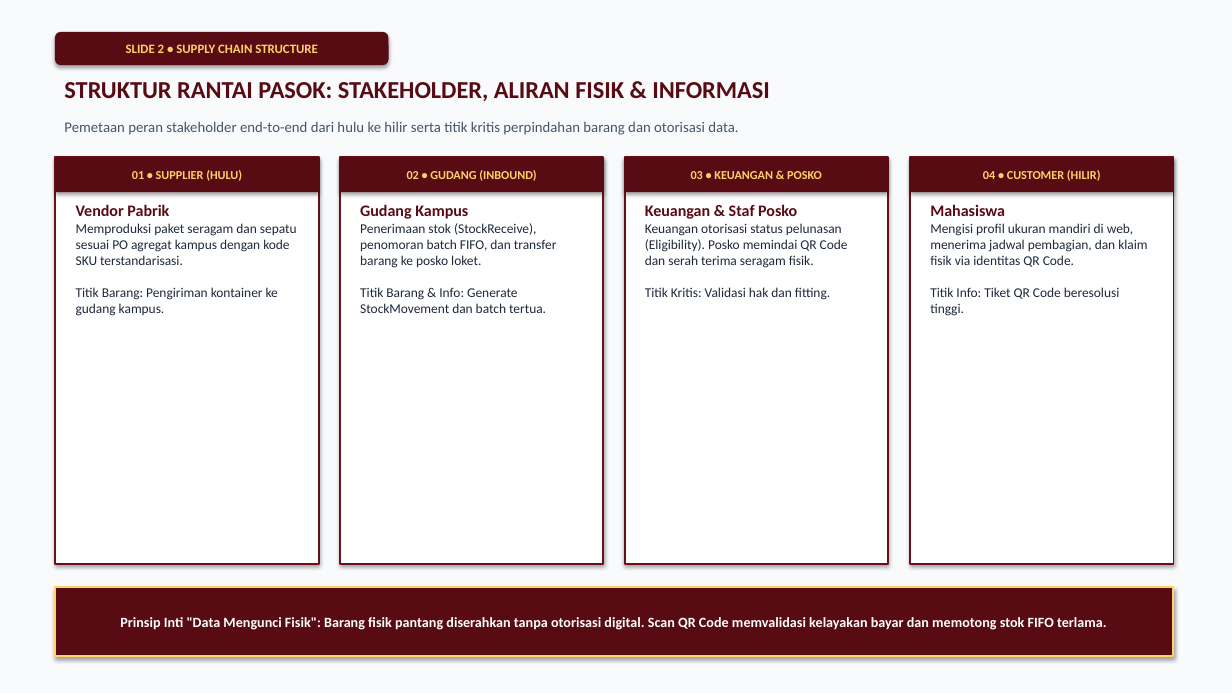
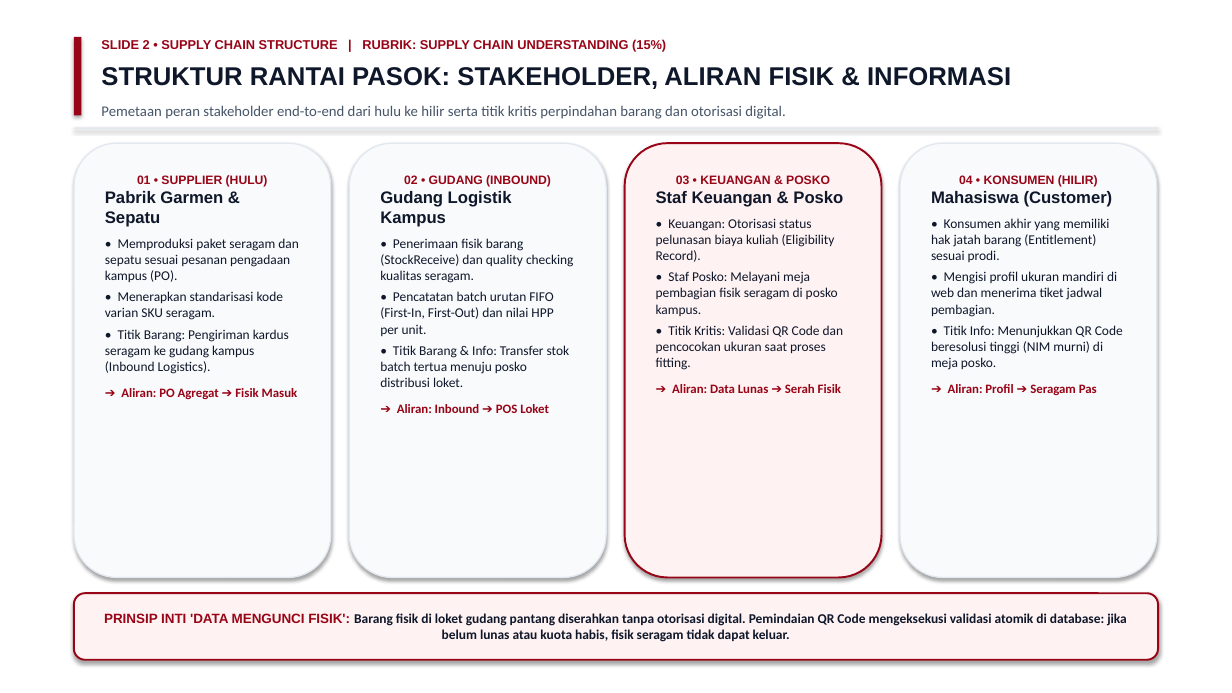
Before and after one commit to hildan-anugrah/tectnospark, a slide deck: slide 2 of HorizonU_Uniform_UniStock_SCM_Presentasi_Technospark.pptx. Drawn at 1232x693 pixels with LibreOffice and Linux fonts; fonts in the diff are those of the drawing. Boxes give left, top, right and bottom in pixels: in the first picture for what was removed or moved away, otherwise in the second. Text is boxed around its words. In the diff, an @@ line names an element or a change of style, - is before the commit and + after.

Commit message:
style: align color palette to corporate white and crimson matching pitch deck reference

```diff
--- a/HorizonU_Uniform_UniStock_SCM_Presentasi_Technospark.pptx
+++ b/HorizonU_Uniform_UniStock_SCM_Presentasi_Technospark.pptx
@@ background #F8FAFC to #FFFFFF @@
@@ rounded rectangle removed at box(55, 32, 388, 65) @@
-SLIDE 2 • SUPPLY CHAIN STRUCTURE
@@ rectangle added at box(74, 37, 81, 116), fill #980517 @@
@@ text "STRUKTUR RANTAI PASOK: STAKEHOLDER, ALIRAN ...": place and size @@
-text "STRUKTUR RANTAI PASOK: STAKEHOLDER, ALIRAN ..." at box(64, 82, 770, 101)
+text "STRUKTUR RANTAI PASOK: STAKEHOLDER, ALIRAN ..." at box(101, 67, 1011, 89)
@@ text "STRUKTUR RANTAI PASOK: STAKEHOLDER, ALIRAN ..." at box(101, 67, 1011, 89): size 19 to 20 pt, font Calibri to Arial, text colour #580B13 to #0F172A @@
@@ text added at box(101, 39, 666, 52), 10 pt, text #980517, bold @@
+SLIDE 2 • SUPPLY CHAIN STRUCTURE | RUBRIK: SUPPLY CHAIN UNDERSTANDING (15%)
@@ text at box(101, 105, 785, 119): text changed @@
-Pemetaan peran stakeholder end-to-end dari hulu ke hilir serta titik kritis perpindahan barang dan otorisasi data.
+Pemetaan peran stakeholder end-to-end dari hulu ke hilir serta titik kritis perpindahan barang dan otorisasi digital.
@@ rounded rectangle "01 • SUPPLIER (HULU)": place and size @@
-rounded rectangle "01 • SUPPLIER (HULU)" at box(76, 204, 413, 268)
+rounded rectangle "01 • SUPPLIER (HULU)" at box(74, 143, 331, 578)
@@ rounded rectangle "01 • SUPPLIER (HULU)" at box(74, 143, 331, 578): fill none to #F8FAFC; outline none to #E2E8F0 1 pt; shadow on @@
@@ rectangle added at box(74, 128, 1158, 128), fill #E2E8F0 @@
@@ rounded rectangle "02 • GUDANG (INBOUND)": place and size @@
-rounded rectangle "02 • GUDANG (INBOUND)" at box(340, 157, 604, 564)
+rounded rectangle "02 • GUDANG (INBOUND)" at box(349, 143, 606, 578)
@@ rounded rectangle "02 • GUDANG (INBOUND)" at box(349, 143, 606, 578): rectangle to rounded rectangle; fill #FFFFFF to #F8FAFC; outline #6B0F1A 1.5 pt to #E2E8F0 1 pt @@
@@ rounded rectangle "03 • KEUANGAN & POSKO": place and size @@
-rounded rectangle "03 • KEUANGAN & POSKO" at box(625, 157, 888, 564)
+rounded rectangle "03 • KEUANGAN & POSKO" at box(625, 143, 882, 578)
@@ rounded rectangle "03 • KEUANGAN & POSKO" at box(625, 143, 882, 578): rectangle to rounded rectangle; fill #FFFFFF to #FEF2F2; outline #6B0F1A 1.5 pt to #980517 1.5 pt @@
@@ rounded rectangle added at box(900, 143, 1157, 578), fill #F8FAFC, outline #E2E8F0 1 pt, 10.5 pt, text #0F172A @@
+04 • KONSUMEN (HILIR)
+Mahasiswa (Customer)
+• Konsumen akhir yang memiliki hak jatah barang (Entitlement) sesuai prodi.
+• Mengisi profil ukuran mandiri di web dan menerima tiket jadwal pembagian.
+• Titik Info: Menunjukkan QR Code beresolusi tinggi (NIM murni) di meja posko.
+➔ Aliran: Profil ➔ Seragam Pas
@@ rectangle removed at box(55, 157, 319, 564) @@
@@ rectangle removed at box(55, 157, 319, 192) @@
-01 • SUPPLIER (HULU)
@@ text in rounded rectangle at box(105, 175, 299, 399): text changed; text colour #1E293B to #0F172A @@
-Vendor Pabrik
-Memproduksi paket seragam dan sepatu sesuai PO agregat kampus dengan kode SKU terstandarisasi.
-Titik Barang: Pengiriman kontainer ke gudang kampus.
+01 • SUPPLIER (HULU)
+Pabrik Garmen & Sepatu
+• Memproduksi paket seragam dan sepatu sesuai pesanan pengadaan kampus (PO).
+• Menerapkan standarisasi kode varian SKU seragam.
+• Titik Barang: Pengiriman kardus seragam ke gudang kampus (Inbound Logistics).
+➔ Aliran: PO Agregat ➔ Fisik Masuk
@@ rectangle removed at box(340, 157, 604, 192) @@
-02 • GUDANG (INBOUND)
@@ text in rounded rectangle at box(380, 175, 574, 413): text added @@
+02 • GUDANG (INBOUND)
+Gudang Logistik Kampus
+• Penerimaan fisik barang (StockReceive) dan quality checking kualitas seragam.
+• Pencatatan batch urutan FIFO (First-In, First-Out) dan nilai HPP per unit.
+• Titik Barang & Info: Transfer stok batch tertua menuju posko distribusi loket.
+➔ Aliran: Inbound ➔ POS Loket
@@ rectangle removed at box(625, 157, 888, 192) @@
-03 • KEUANGAN & POSKO
@@ text in rounded rectangle at box(656, 175, 844, 393): text added @@
+03 • KEUANGAN & POSKO
+Staf Keuangan & Posko
+• Keuangan: Otorisasi status pelunasan biaya kuliah (Eligibility Record).
+• Staf Posko: Melayani meja pembagian fisik seragam di posko kampus.
+• Titik Kritis: Validasi QR Code dan pencocokan ukuran saat proses fitting.
+➔ Aliran: Data Lunas ➔ Serah Fisik
@@ rectangle removed at box(910, 157, 1174, 564) @@
@@ rectangle removed at box(910, 157, 1174, 192) @@
-04 • CUSTOMER (HILIR)
@@ text removed at box(360, 204, 557, 267) @@
-Gudang Kampus
-Penerimaan stok (StockReceive), penomoran batch FIFO, dan transfer barang ke posko loket.
-Titik Barang & Info: Generate StockMovement dan batch tertua.
@@ text removed at box(645, 204, 848, 268) @@
-Keuangan & Staf Posko
-Keuangan otorisasi status pelunasan (Eligibility). Posko memindai QR Code dan serah terima seragam fisik.
-Titik Kritis: Validasi hak dan fitting.
@@ text removed at box(930, 204, 1147, 267) @@
-Mahasiswa
-Mengisi profil ukuran mandiri di web, menerima jadwal pembagian, dan klaim fisik via identitas QR Code.
-Titik Info: Tiket QR Code beresolusi tinggi.
@@ rounded rectangle "PRINSIP INTI 'DATA MENGUNCI FISIK': ...": place and size @@
-rounded rectangle "PRINSIP INTI 'DATA MENGUNCI FISIK': ..." at box(55, 587, 1174, 656)
+rounded rectangle "PRINSIP INTI 'DATA MENGUNCI FISIK': ..." at box(74, 593, 1158, 660)
@@ rounded rectangle "PRINSIP INTI 'DATA MENGUNCI FISIK': ..." at box(74, 593, 1158, 660): rectangle to rounded rectangle; fill #580B13 to #FEF2F2; outline #FFD166 1.5 pt to #980517 1.5 pt @@
@@ text in rounded rectangle at box(104, 613, 1127, 642): text changed; size 11 to 10.5 pt; text colour #FFFFFF to #0F172A @@
-Prinsip Inti "Data Mengunci Fisik": Barang fisik pantang diserahkan tanpa otorisasi digital. Scan QR Code memvalidasi kelayakan bayar dan memotong stok FIFO terlama.
+PRINSIP INTI 'DATA MENGUNCI FISIK': Barang fisik di loket gudang pantang diserahkan tanpa otorisasi digital. Pemindaian QR Code mengeksekusi validasi atomik di database: jika belum lunas atau kuota habis, fisik seragam tidak dapat keluar.
```
Also in this commit, not shown: 7 other slides changed, 2 other files.
